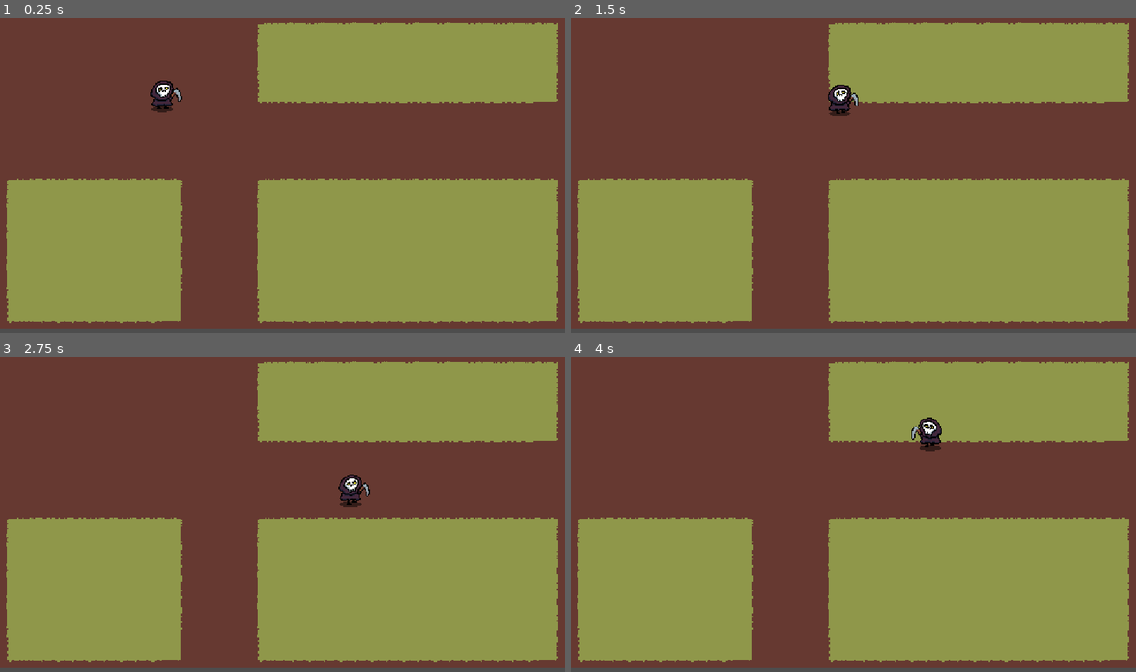
Above: before the commit, frames 1-4 (two rows, left to right).
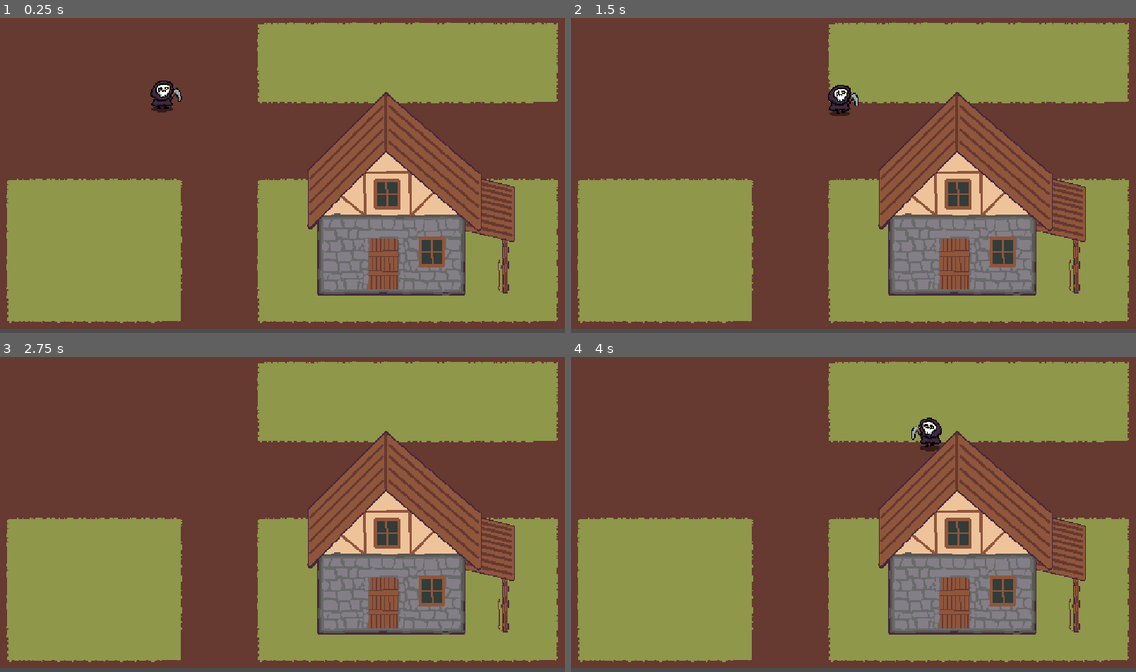
Above: after the commit, the same moments.

Repository: nicktaylor18/Grimmy
Game: Godot game, scene res://Scene/main.tscn
The game is run twice, just before and just after one commit, with the same random seed, the same clock (stepped at 60 frames per second) and the same inputs.
Inputs:
- Up to frame 1 (0.25 s): no input
- Up to frame 2 (1.5 s): hold D (Right) 0.53-1.28 s; hold Shift (Run) 0.53-1.28 s; hold S (Down) from 1.28 s (still down); tap Shift (Run) at 1.35 s
- Up to frame 3 (2.75 s): release S (Down) at 2.03 s; hold D (Right) from 2.03 s (still down); hold Shift (Run) from 2.03 s (still down)
- Up to frame 4 (4 s): release D (Right) at 2.78 s; release Shift (Run) at 2.78 s; hold W (Up) 2.78-3.53 s; tap Shift (Run) at 2.85 s; hold A (Left) from 3.53 s (still down); hold Shift (Run) from 3.53 s (still down)

The runs differ from the first frame. In frame 1, 15% of the frame differs, in the area x 54-92%, y 23-89%; in frame 2, 15%; in frame 3, 15%; in frame 4, 15%.

Commit message:
More Art Assets

Diff:
--- /dev/null
+++ b/Scene/House.tscn
@@ -0,0 +1,8 @@
+[gd_scene format=3 uid="uid://c76b5tj6wxhw8"]
+
+[ext_resource type="Texture2D" uid="uid://8n1lfnu2qq4w" path="res://Assets/House.png" id="1_dxj62"]
+
+[node name="House" type="Node2D" unique_id=114814853]
+
+[node name="Sprite2D" type="Sprite2D" parent="." unique_id=732473346]
+texture = ExtResource("1_dxj62")
--- a/Scene/main.tscn
+++ b/Scene/main.tscn
@@ -2,6 +2,7 @@
 
 [ext_resource type="Texture2D" uid="uid://wy60an823iii" path="res://Assets/Grass n Dirt Tileset.png" id="1_f6udf"]
 [ext_resource type="PackedScene" uid="uid://ujxn6e7u8u2m" path="res://Scene/Grimmy.tscn" id="2_sblpm"]
+[ext_resource type="PackedScene" uid="uid://c76b5tj6wxhw8" path="res://Scene/House.tscn" id="3_r34rm"]
 
 [sub_resource type="TileSetAtlasSource" id="TileSetAtlasSource_sblpm"]
 texture = ExtResource("1_f6udf")
@@ -360,3 +361,6 @@
 
 [node name="Grimmy" parent="." unique_id=1119564623 instance=ExtResource("2_sblpm")]
 position = Vector2(338, 154)
+
+[node name="House" parent="." unique_id=114814853 instance=ExtResource("3_r34rm")]
+position = Vector2(840, 373)
Binary file added: Assets/Barrel.aseprite
Binary file added: Assets/Barrel.png
Not shown, added: Assets/Barrel.png.import
Binary file added: Assets/Bush.aseprite
Binary file added: Assets/Bush.png
Not shown, added: Assets/Bush.png.import
Binary file added: Assets/Fencing.aseprite
Binary file added: Assets/Fencing.png
Not shown, added: Assets/Fencing.png.import
Binary file added: Assets/House.aseprite
Binary file added: Assets/House.png
Not shown, added: Assets/House.png.import
(and 3 more such lines)
